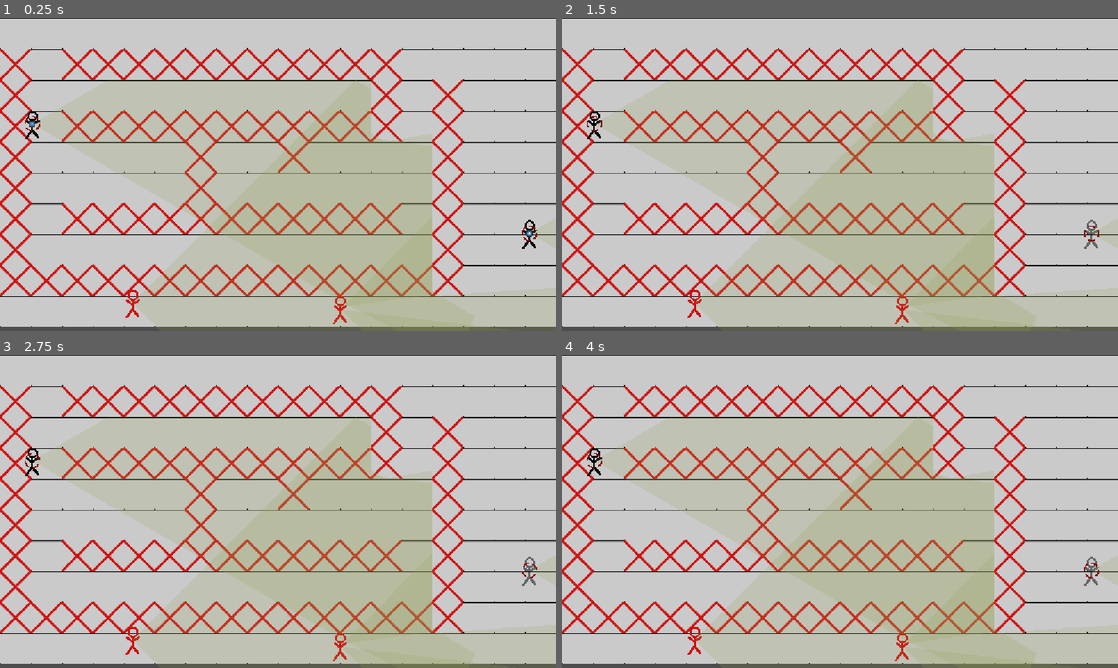
Above: before the commit, frames 1-4 (two rows, left to right).
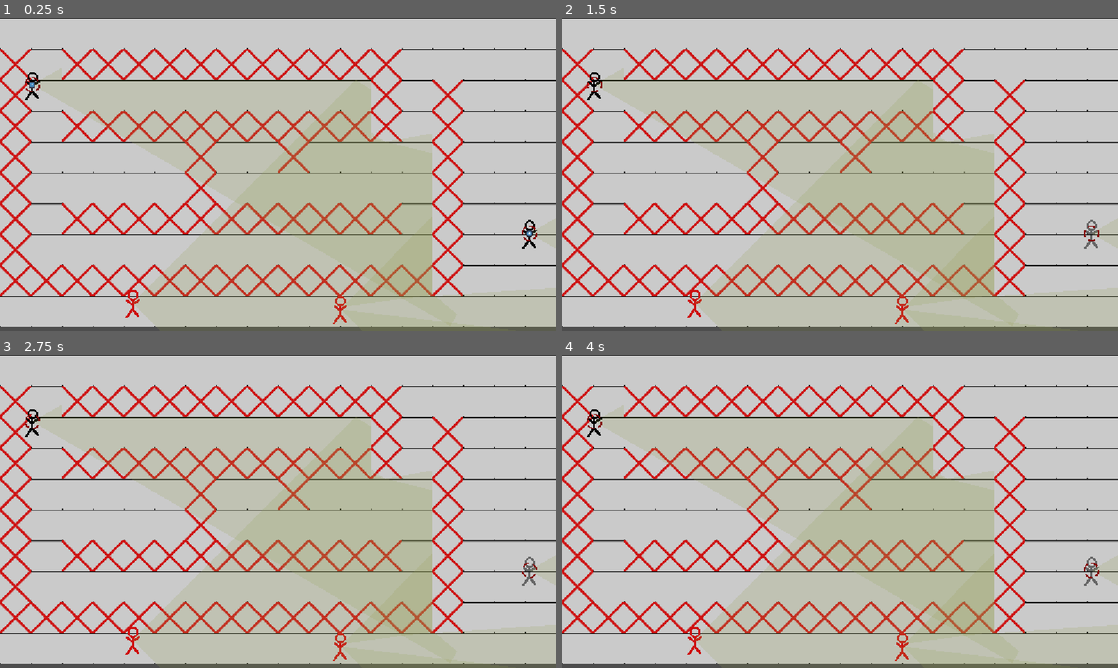
Above: after the commit, the same moments.

Repository: NevenIlincic/Tactical_Move
Game: Godot game, scene res://Scenes/Test_Scene.tscn
Two runs of this game, one before a commit and one after it. Both use one fixed random seed, a clock stepped at 60 frames per second and the inputs below. The engine's default icon, where the game draws it, is replaced by a stand-in: a white triangle on a blue panel in a dark square.
Inputs (mouse positions are in pixels of both pictures, inside the frame that each line leads up to):
- Up to frame 1 (0.25 s): no input
- Up to frame 2 (1.5 s): tap Enter at 0.5 s; move the mouse to (595, 124) at 0.52 s; press the mouse at (595, 124) at 0.53 s; tap W (reset_look_at_path) at 1.25 s; move the mouse to (1090, 233) at 1.27 s; release the mouse at (1090, 233) at 1.28 s; tap Space (move_confirm) at 1.35 s; click (1090, 233) at 1.42 s
- Up to frame 3 (2.75 s): tap Q (reset_path) at 2 s; move the mouse to (333, 442) at 2.02 s; right-click (333, 442) at 2.1 s; click (333, 442) at 2.17 s
- Up to frame 4 (4 s): tap X (reset_rotate_player_after_move) at 2.75 s; move the mouse to (812, 574) at 2.77 s; tap Z (rotate_player_after_move) at 2.85 s; click (812, 574) at 2.92 s; tap Space (move_confirm) at 3.5 s; move the mouse to (1006, 558) at 3.52 s; press the mouse at (1006, 558) at 3.53 s

The runs differ from the first frame. In frame 1, 0.5% of the frame differs, in the area x 4-79%, y 17-89%; in frame 2, 0.5%; in frame 3, 0.5%; in frame 4, 0.5%.

Commit message:
[FIX] Player not keeping rotation after the move

Diff:
--- a/Scenes/Soldier/Player/Player.tscn
+++ b/Scenes/Soldier/Player/Player.tscn
@@ -90,12 +90,6 @@
 texture = ExtResource("5_jmcll")
 texture_mode = 1
 
-[node name="Vision_Area" type="Area2D" parent="Vision_Polygon" unique_id=600177350]
-collision_layer = 4
-
-[node name="CollisionPolygon2D" type="CollisionPolygon2D" parent="Vision_Polygon/Vision_Area" unique_id=1640132888]
-disabled = true
-
 [node name="Look_At_Position_Sprite" type="Sprite2D" parent="." unique_id=560975301]
 scale = Vector2(0.1, 0.1)
 texture = ExtResource("4_ude3g")
--- a/Scenes/Test_Scene.tscn
+++ b/Scenes/Test_Scene.tscn
@@ -183,7 +183,7 @@
 shape = SubResource("RectangleShape2D_fhwqp")
 
 [node name="Player" parent="." unique_id=1108589071 instance=ExtResource("4_10mtb")]
-position = Vector2(67, 219)
+position = Vector2(67, 138)
 soldier_stats = SubResource("Resource_grcoo")
 weapons = Array[ExtResource("6_mykrp")]([SubResource("Resource_yn6en")])
 
--- a/Scenes/test_scene.gd
+++ b/Scenes/test_scene.gd
@@ -14,9 +14,11 @@
 var num_finished_player_turns: int = 0
 
 var current_state: State
+var vision_manager: VisionManager
 
 var nesto
 func _ready() -> void:
+	vision_manager = VisionManager.new()
 	for player in get_tree().get_nodes_in_group("Player"):
 		if player is Player:
 			players[player] = true
@@ -30,6 +32,7 @@
 	current_state = PlayerSetMoveState.new([self])
 
 func _physics_process(delta: float) -> void:
+	vision_manager.handle_enemy_visibility(delta)
 	current_state._physics_process(delta)
 
 func get_alive_players() -> Dictionary:
--- a/Scripts/Managers/vision_manager.gd
+++ b/Scripts/Managers/vision_manager.gd
@@ -45,7 +45,7 @@
 		var players_to_remove_from_enemy = []
 		if not current_frame_visible_enemies.has(enemy):
 			for player in last_frame_visible_enemies[enemy]:
-				if last_frame_visible_enemies[enemy][player] >= 10:
+				if last_frame_visible_enemies[enemy][player] >= 5:
 					if enemy and player: #Provera da nije ubijen!
 						Signals.hide_enemy.emit(enemy, player)
 					players_to_remove_from_enemy.append(player)
@@ -56,7 +56,7 @@
 		else:
 			for player in last_frame_visible_enemies[enemy]:
 				if not current_frame_visible_enemies[enemy].has(player):
-					if last_frame_visible_enemies[enemy][player] >= 10:
+					if last_frame_visible_enemies[enemy][player] >= 5:
 						if enemy and player:
 							Signals.hide_enemy.emit(enemy, player)
 							players_to_remove_from_enemy.append(player)
--- a/Scripts/Patterns/State/Level_State/action_state.gd
+++ b/Scripts/Patterns/State/Level_State/action_state.gd
@@ -21,7 +21,7 @@
 
 	connect_to_signals()
 
-	vision_manager = VisionManager.new()
+	#vision_manager = VisionManager.new()
 	for player: Soldier in alive_soldiers.keys():
 		player.do_actions()
 
@@ -34,7 +34,7 @@
 	pass
 
 func _physics_process(delta: float) -> void:
-	vision_manager.handle_enemy_visibility(delta)
+	#vision_manager.handle_enemy_visibility(delta)
 	var all_players_finished_moves: bool = true
 
 	check_for_deletion()
--- a/Scripts/Soldier/Enemy/enemy.gd
+++ b/Scripts/Soldier/Enemy/enemy.gd
@@ -6,11 +6,11 @@
 #FOR PLAYER
 var num_seen_by: int = 0
 
-func show_enemy():
+func when_spotted():
 	visible = true
-	num_seen_by +=1
+	num_seen_by += 1
 
-func hide_enemy():
+func when_escaped():
 	num_seen_by -= 1
 	if num_seen_by == 0:
 		visible = false
@@ -39,3 +39,8 @@
 		look_at(enemy_to_shoot.global_position)
 	else:
 		look_at(point_to_look)
+
+func _on_enemy_lost_extra(enemy: Soldier) -> void:
+	pass
+	#print("OVDE")
+	#hide_enemy()
--- a/Scripts/Soldier/Player/player.gd
+++ b/Scripts/Soldier/Player/player.gd
@@ -91,12 +91,6 @@
 func move_player_look_at_line_start_position():
 	if player_look_at_line.get_point_count() > 0:
 		player_look_at_line.set_point_position(0, global_position)
-func set_player_looking_at():
-	if point_to_look:
-		if check_is_point_to_look_vector():
-			look_at(point_to_look)
-		else:
-			look_at(point_to_look.global_position)
 
 func set_point_to_look(point):
 	point_to_look = point
@@ -121,12 +115,12 @@
 	player_path = new_path
 
 #Executes when player confirmes end moves
-func do_actions():
-	is_walking = true
-	check_soldier_has_action()
-	player_look_at_line.reset_path()
-	await _move()
-	_on_actions_finished()
+#func do_actions():
+	#is_walking = true
+	#check_soldier_has_action()
+	#player_look_at_line.reset_path()
+	#await _move()
+	#_on_actions_finished()
 
 
 	#Signals.player_move_finished.emit(self)
@@ -135,7 +129,7 @@
 
 func _pre_move_actions():
 	check_soldier_has_action()
-
+	player_look_at_line.reset_path()
 
 func _on_selection_area_input_event(viewport: Node, event: InputEvent, shape_idx: int) -> void:
 	if event is InputEventMouseButton and event.is_pressed() and event.button_index == MOUSE_BUTTON_LEFT:
@@ -163,6 +157,7 @@
 	#reset_after_move_looking_point()
 
 func _on_enemy_seen_extra(enemy: Soldier) -> void:
+	print(enemy, " ", enemy.num_seen_by)
 	(enemy as Enemy).show_enemy()
 
 func _on_enemy_lost_extra(enemy: Soldier) -> void:
--- a/Scripts/Soldier/soldier.gd
+++ b/Scripts/Soldier/soldier.gd
@@ -57,7 +57,6 @@
 	if enemies_in_sight.has(enemy_killed):
 		enemies_in_sight.erase(enemy_killed)
 	_on_enemy_lost(enemy_killed, self)
-
 func _select_next_enemy_to_shoot():
 	var lowest_hp_enemy: Soldier = null
 	var lowest_hp_value = INF
@@ -89,6 +88,13 @@
 func reset_after_move_looking_point():
 	after_move_looking_point = null
 
+func set_player_looking_at():
+	if point_to_look:
+		if check_is_point_to_look_vector():
+			look_at(point_to_look)
+		else:
+			look_at(point_to_look.global_position)
+
 func check_is_enemy_in_sight():
 	if enemy_to_shoot:
 		if follow_enemy_with_rotation:
@@ -107,9 +113,11 @@
 		return
 	if is_in_finished_state():
 		Signals.player_move_continued.emit(self)
-	enemies_in_sight[enemy] = true
+
+	if not enemies_in_sight.has(enemy):
+		enemies_in_sight[enemy] = true
+		enemy.when_spotted()
 	on_engagement_action(enemy)
-	_on_enemy_seen_extra(enemy)
 func _on_enemy_seen_extra(enemy: Soldier):
 	pass
 
@@ -121,11 +129,12 @@
 	if self != soldier or not enemy:
 		return
 	if enemies_in_sight.has(enemy):
+		enemy.when_escaped()
 		enemies_in_sight.erase(enemy)
 
+	if is_in_finished_state():
+		Signals.player_move_finished.emit(self)
 	if enemies_in_sight.is_empty():
-		if is_in_finished_state():
-			Signals.player_move_finished.emit(self)
 		enemy_to_shoot = null
 		if not current_weapon.weapon_state is WeaponReloadState:
 			current_weapon.change_weapon_state(WeaponIdleState.new())
@@ -138,15 +147,18 @@
 
 	current_weapon.change_enemy_to_shoot(enemy_to_shoot)
 
-	_on_enemy_lost_extra(enemy)
+	#_on_enemy_lost_extra(enemy)
 
 	if enemy.is_killed:
 		enemy.queue_free()
 
 func do_soldier_rotation(tween: Tween):
-	var target_point: Vector2 = global_position
-	if point_to_look:
-		target_point = point_to_look
+	#var target_point: Vector2 = global_position
+	if not point_to_look:
+		tween.kill()
+		return
+
+	var target_point = point_to_look
 	var	target_angle = global_position.angle_to_point(target_point)
 	var start_angle = rotation
 
@@ -168,6 +180,9 @@
 		await rotation_tween.finished
 	is_walking = false
 func do_movement(tween: Tween):
+	if len(player_path) <= 1:
+		tween.kill()
+		return
 	var current_position = global_position
 	for target_position in player_path:
 		var distance = current_position.distance_to(target_position)
@@ -178,11 +193,11 @@
 	await tween.finished.connect(_on_move_stop)
 
 func _on_rotation_stop():
-	if is_in_finished_state():
-		Signals.player_move_finished.emit(self)
+	pass
+	#if is_in_finished_state():
+		#Signals.player_move_finished.emit(self)
 
 func _on_move_stop():
-	is_walking = false
 	if after_move_looking_point:
 		point_to_look = after_move_looking_point
 		var tween: Tween = create_tween()
@@ -190,13 +205,13 @@
 		await tween.finished
 		reset_after_move_looking_point()
 		set_player_looking_at()
-	if is_in_finished_state():
-		Signals.player_move_finished.emit(self)
 
 func _on_actions_finished():
 	player_path.clear()
 	point_to_look = null
 	player_path.append(global_position)
+	if is_in_finished_state():
+		Signals.player_move_finished.emit(self)
 
 #TEMPLATE METHODS
 func do_while_action(delta: float):
@@ -213,8 +228,9 @@
 
 
 #HAS TO BE OVERRIDEN
+func when_spotted(): pass
+func when_escaped(): pass
 func _on_enemy_lost_extra(enemy: Soldier): pass
 func set_point_to_look(point): pass
-func set_player_looking_at(): pass
 func do_while_action_extra(): pass
 func _pre_move_actions(): pass
--- a/Scripts/Soldier/soldier_vision.gd
+++ b/Scripts/Soldier/soldier_vision.gd
@@ -1,6 +1,5 @@
 class_name SoldierVision extends Polygon2D
 
-@onready var collision_polygon_2d: CollisionPolygon2D = $Vision_Area/CollisionPolygon2D
 @onready var enemy_target_line: Line2D = $Enemy_Target_Line
 
 @export var max_range: float = 300.0
@@ -72,7 +71,6 @@
 		var triangles = Geometry2D.triangulate_polygon(points)
 		if not triangles.is_empty():
 			self.polygon = points
-			#collision_polygon_2d.polygon = points
 		else:
 			pass
 
@@ -83,9 +81,6 @@
 
 func check_is_enemy_soldier_hit(current_soldier: Soldier, hit_soldier: Soldier):
 	return current_soldier.get_script() != hit_soldier.get_script()
-	#if hit_soldier and hit_soldier is Enemy:
-		#if not currently_visible_enemies.has(hit_soldier):
-			#currently_visible_enemies[hit_soldier] = true
 
 func reset_target_line():
 	enemy_target_line.remove_point(-1)
